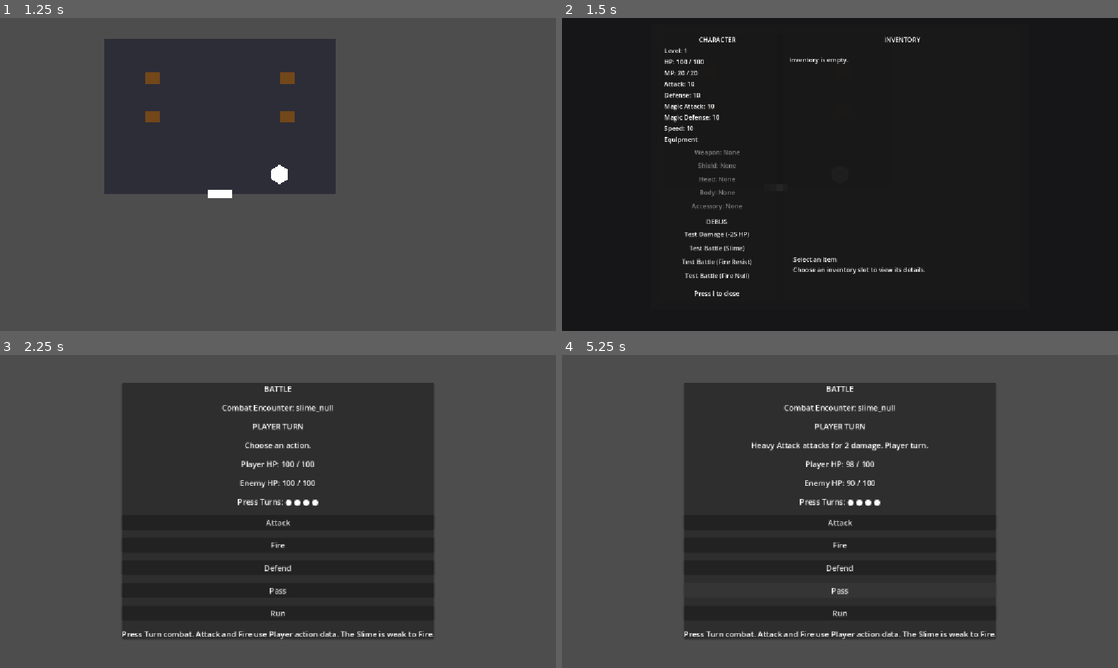
Above: before the commit, frames 1-4 (two rows, left to right).
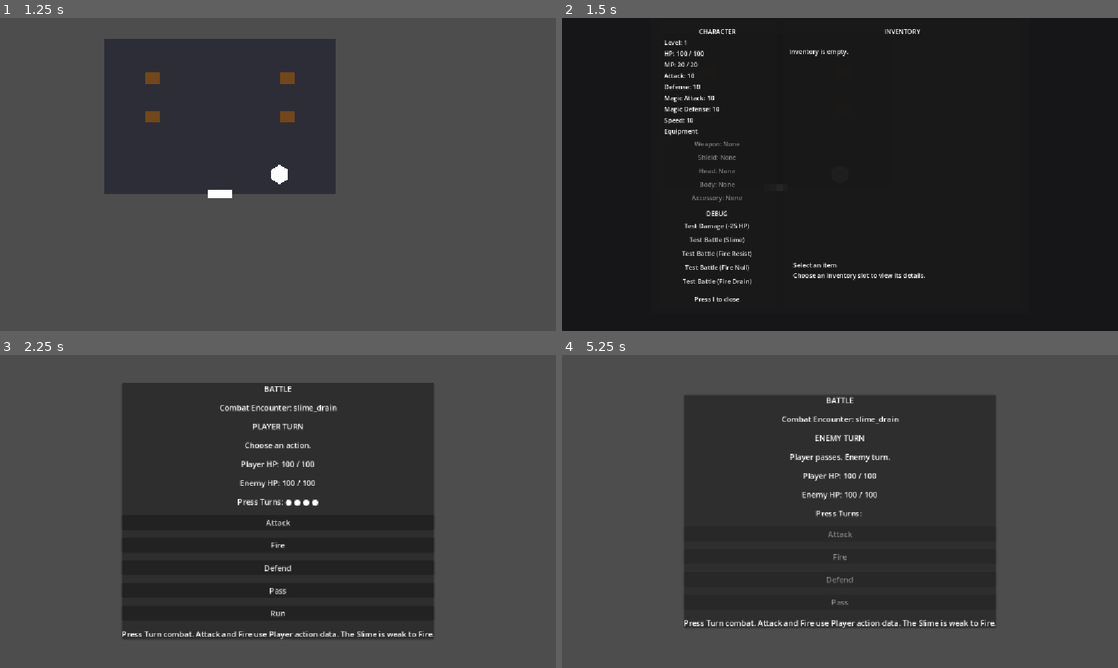
Above: after the commit, the same moments.

Repository: salexume94-pixel/Scripts
Game: Godot game, scene res://scenes/World.tscn
The game is run twice, just before and just after one commit, with the same random seed, the same clock (stepped at 60 frames per second) and the same inputs.
Inputs (mouse positions are in pixels of both pictures, inside the frame that each line leads up to):
- Up to frame 1 (1.25 s): tap Enter at 0.5 s; hold Right (ui_right) from 0.53 s (still down); tap E at 0.6 s
- Up to frame 2 (1.5 s): release Right (ui_right) at 1.28 s; hold Down (ui_down) from 1.28 s (still down); tap I at 1.35 s
- Up to frame 3 (2.25 s): release Down (ui_down) at 2 s; click (155, 617) at 2 s, where only the run after the commit has a clickable "Test Battle (Fire Drain)"
- Up to frame 4 (5.25 s): click "Attack" at 2.75 s; click "Fire" at 3.5 s; click "Defend" at 4.25 s; click (840, 589) at 5 s, where only the run after the commit has a clickable "Pass"

Frame 1 is identical in both runs. In frame 2, 3.8% of the frame differs, in the area x 18-66%, y 3-91%; in frame 3, 0.3%; in frame 4, 6.6%, in the area x 22-78%, y 8-91%.

Commit message:
Add Fire Drain debug battle button

Diff:
--- a/ui/InventoryCharacterHUD.tscn
+++ b/ui/InventoryCharacterHUD.tscn
@@ -147,6 +147,10 @@
 layout_mode = 2
 text = "Test Battle (Fire Null)"
 
+[node name="TestDrainBattleButton" type="Button" parent="Screen/Panel/Margin/Columns/CharacterPanel/CharacterMargin/CharacterVBox/DebugPanel/DebugMargin/DebugVBox"]
+layout_mode = 2
+text = "Test Battle (Fire Drain)"
+
 [node name="Spacer" type="Control" parent="Screen/Panel/Margin/Columns/CharacterPanel/CharacterMargin/CharacterVBox"]
 layout_mode = 2
 size_flags_vertical = 3
